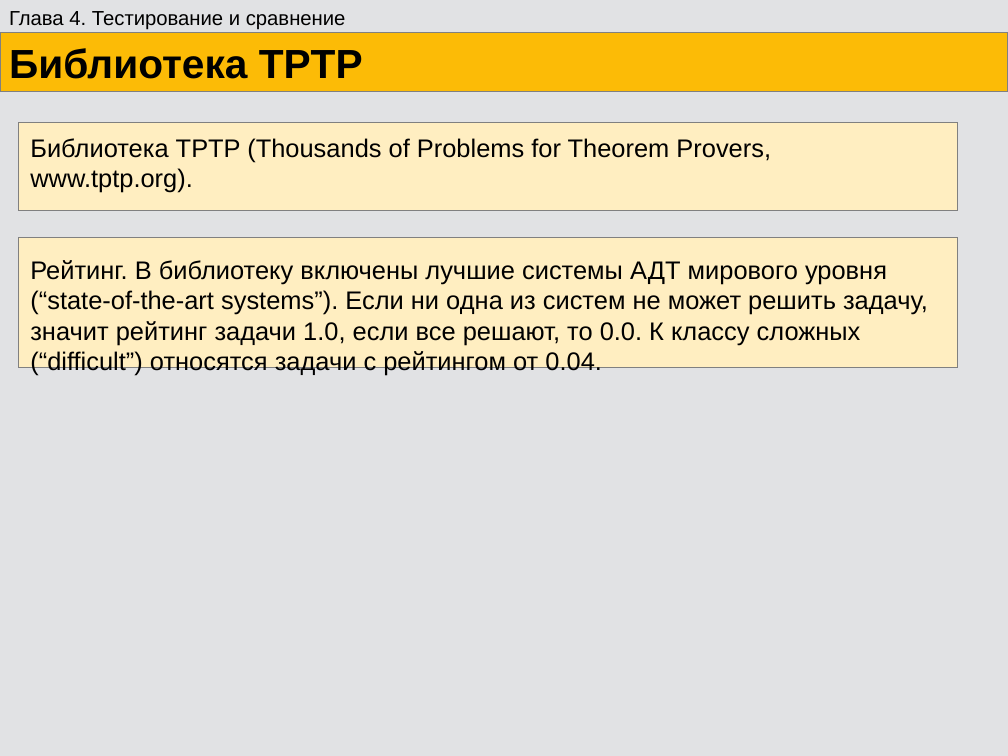
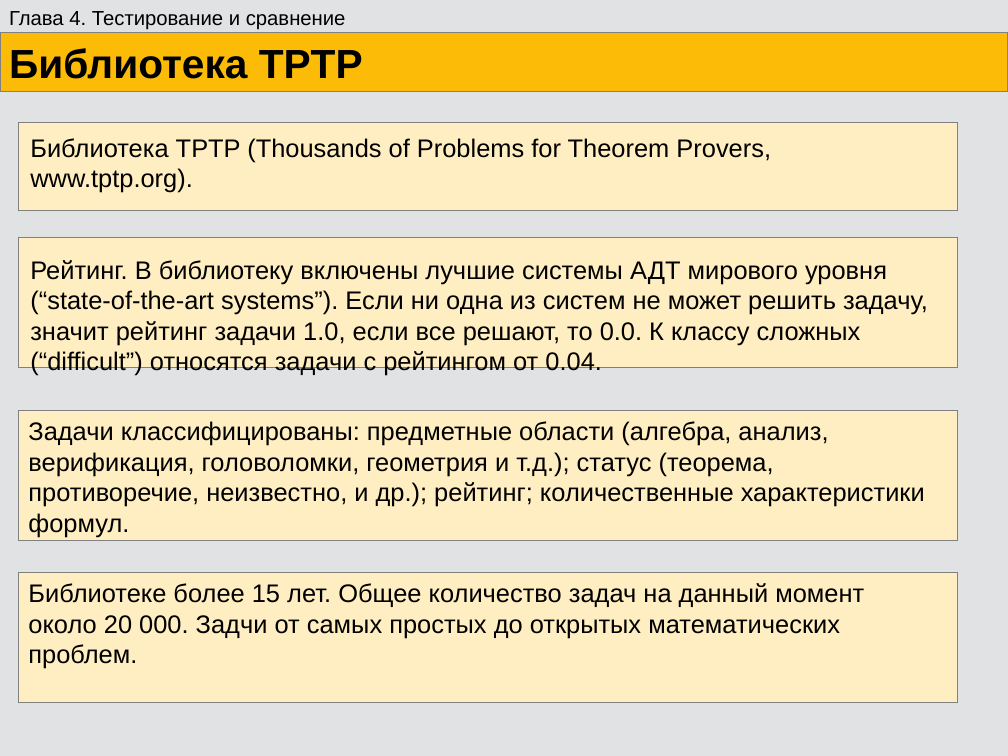
Before and after one commit to eugeneai/prisnif, a slide deck: slide 50 of brick/pres/pacman.odp (slide 47 before the commit). Drawn at 1008x756 pixels with LibreOffice and Linux fonts; fonts in the diff are those of the drawing. Boxes give left, top, right and bottom in pixels: in the first picture for what was removed or moved away, otherwise in the second. Text is boxed around its words. In the diff, an @@ line names an element or a change of style, - is before the commit and + after.

```diff
--- a/brick/pres/pacman.odp
+++ b/brick/pres/pacman.odp
@@ rectangle added at (x1=18, y1=411, x2=958, y2=541), fill #FFEEC1, outline #808080 0 pt @@
@@ text added at (x1=28, y1=421, x2=925, y2=537), 20 pt, text #000000 @@
+Задачи классифицированы: предметные области (алгебра, анализ, верификация, головоломки, геометрия и т.д.); статус (теорема, противоречие, неизвестно, и др.); рейтинг; количественные характеристики формул.
@@ rectangle added at (x1=18, y1=573, x2=958, y2=702), fill #FFEEC1, outline #808080 0 pt @@
@@ text added at (x1=28, y1=583, x2=864, y2=669), 20 pt, text #000000 @@
+Библиотеке более 15 лет. Общее количество задач на данный момент около 20 000. Задчи от самых простых до открытых математических проблем.
```
Also in this commit, not shown: 18 other slides changed, 3 slides added, 13 other files.
